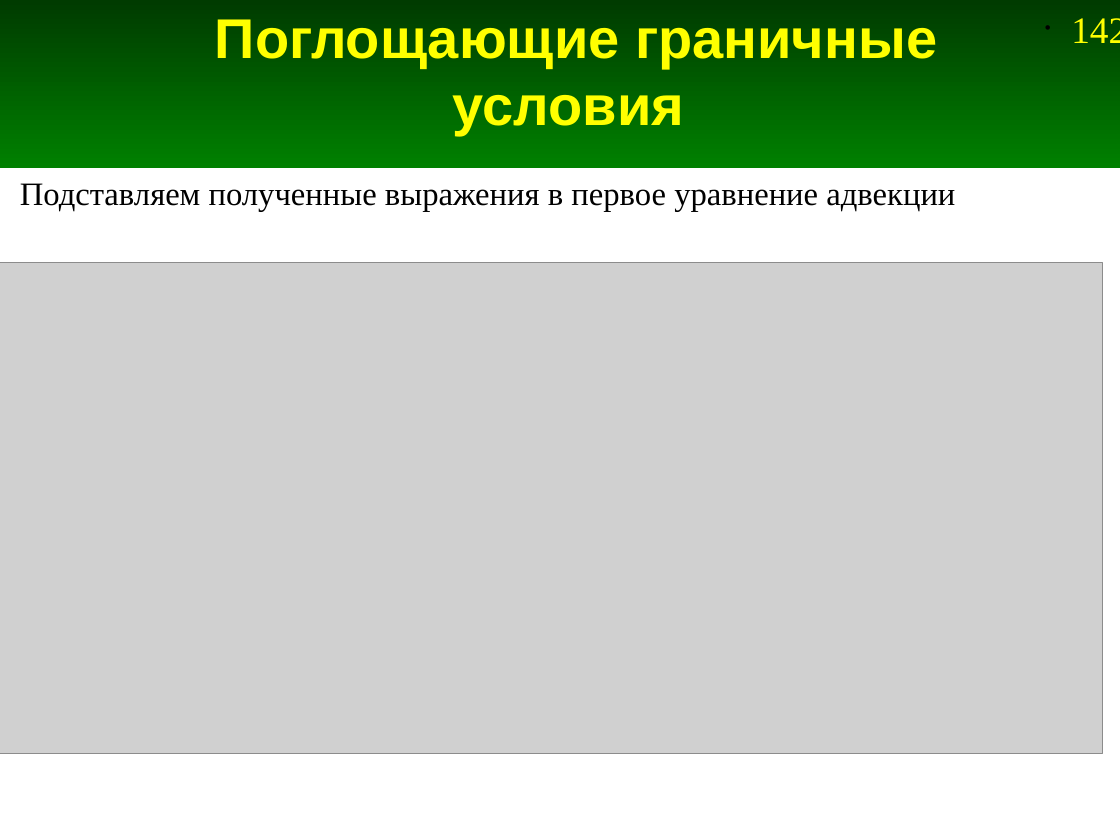
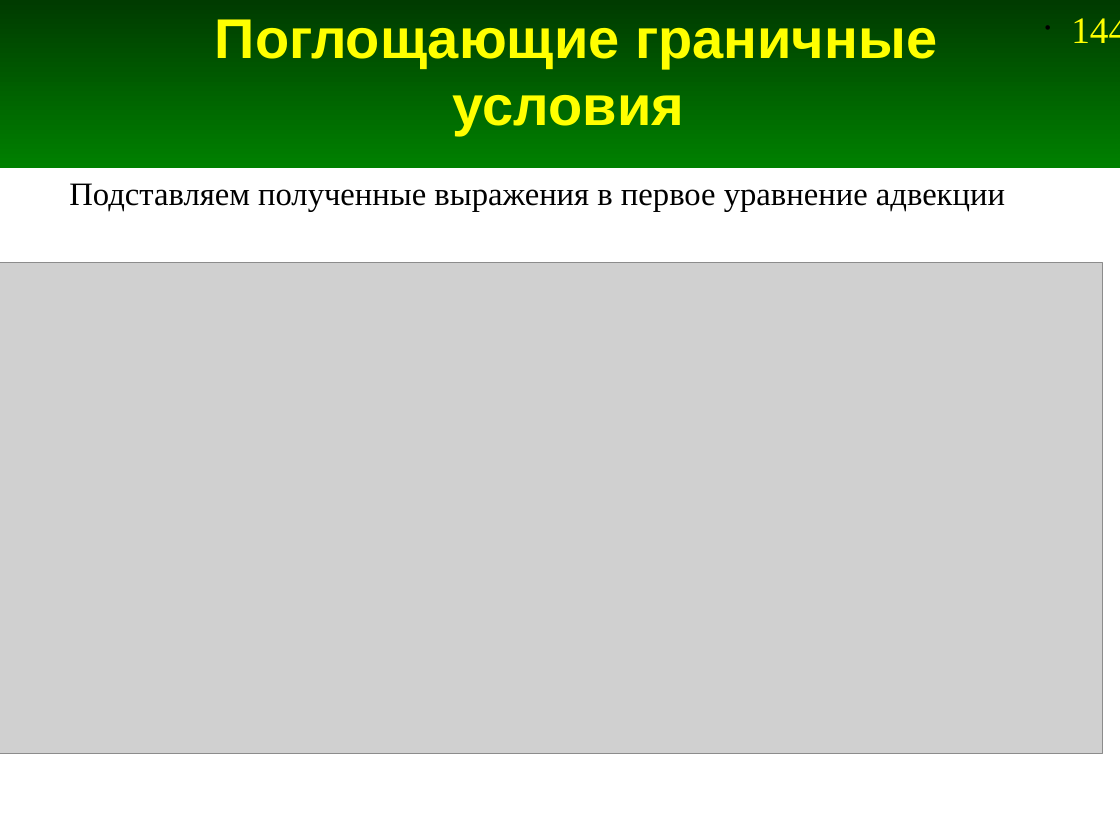
Before and after one commit to andris0147sv/modelling, a slide deck: slide 144 of presentations/2. FDTD.odp (slide 142 before the commit). Drawn at 1120x840 pixels with LibreOffice and Linux fonts; fonts in the diff are those of the drawing; grey boxes stand for pictures. Boxes give left, top, right and bottom in pixels: in the first picture for what was removed or moved away, otherwise in the second. Text is boxed around its words. In the diff, an @@ line names an element or a change of style, - is before the commit and + after.

```diff
--- a/presentations/2. FDTD.odp
+++ b/presentations/2. FDTD.odp
@@ page number at <box>1071,18,1120,43</box>: text changed @@
-• 142
+• 144
@@ text "Подставляем полученные выражения в первое ...": place and size @@
-text "Подставляем полученные выражения в первое ..." at <box>20,183,955,212</box>
+text "Подставляем полученные выражения в первое ..." at <box>69,183,1005,212</box>
```
Also in this commit, not shown: 5 other slides changed, 2 slides added, 5 other files.
